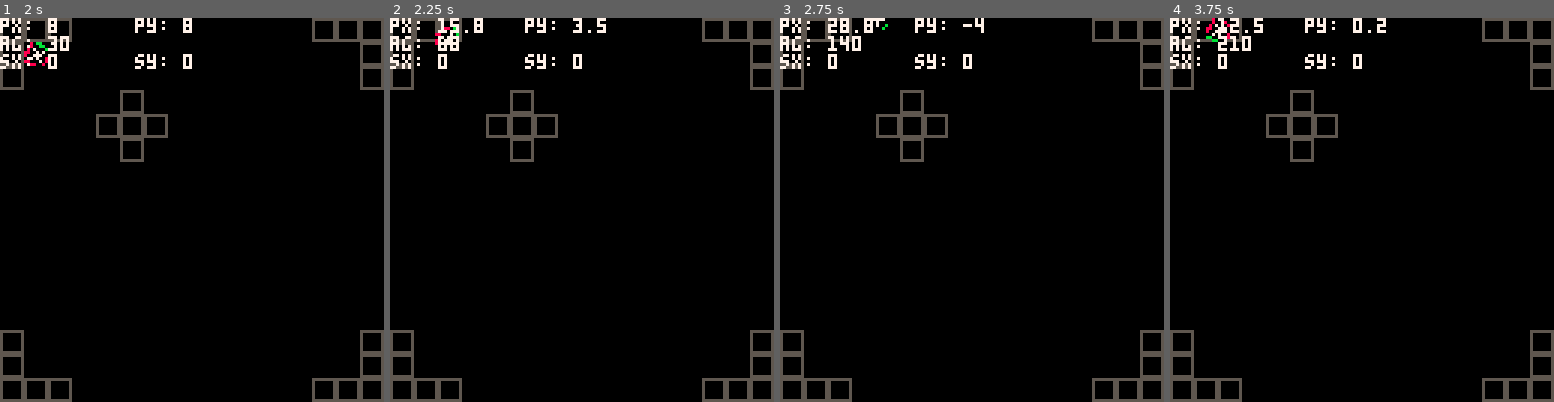
Above: before the commit, frames 1-4 (left to right).
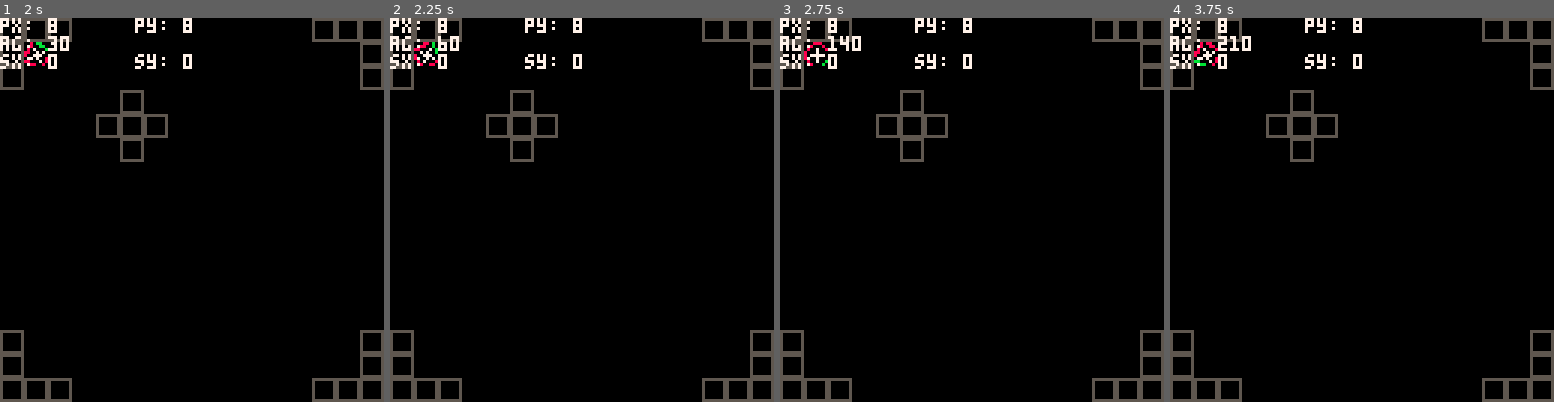
Above: after the commit, the same moments.

Repository: kbrewington/Negation
Game: PICO-8 cartridge negation.p8
Two runs of this game, one before a commit and one after it. Both use one fixed random seed, a clock stepped at 60 frames per second and the inputs below.
Inputs:
- Up to frame 1 (2 s): tap X (X key) at 0.33, 1.07, 1.85 s; tap O (Z key) at 0.7, 1.7 s; hold Right from 1.6 s (still down)
- Up to frame 2 (2.25 s): release Right at 2.1 s; tap O (Z key) at 2.1 s; hold Up from 2.15 s (still down)
- Up to frame 3 (2.75 s): release Up at 2.42 s; hold Right from 2.47 s (still down); tap O (Z key) at 2.5 s
- Up to frame 4 (3.75 s): tap O (Z key) at 2.9, 3.3, 3.7 s; tap X (X key) at 2.97 s; release Right at 3.03 s; hold Left 3.08-3.58 s; hold Down from 3.63 s (still down)

Frame 1 is identical in both runs. In frame 2, 0.6% of the frame differs, in the area x 6-57%, y 0-13%; in frame 3, 0.5%; in frame 4, 0.6%.

Commit message:
Added player collision with map sprites with flag 0

Diff:
--- a/negation.p8
+++ b/negation.p8
@@ -8,10 +8,13 @@
 player.sprite = 0
 player.x = 8
 player.y = 8
-player.speed = 3
+player.speed = 1
 player.current_speed = 0
 player.angle = 0
 player.turnspeed = 10
+
+wall_fwd = false
+wall_bck = false
 
 cheats = {}
 cheats.noclip = false
@@ -25,7 +28,15 @@
 map_.border.down = 120
 map_.sx = 0
 map_.sy = 0
-map_.movemap = false
+
+-- controls
+c = {}
+c.left_arrow = 0
+c.right_arrow = 1
+c.up_arrow = 2
+c.down_arrow = 3
+c.z_button = 4
+c.x_button = 5
 
 
 --------------------------------------------------------------------------------
@@ -43,7 +54,26 @@
 end
 
 function bump(x, y)
-  return fget( mget( flr( (x - map_.sx) / 8 ), flr( (y - map_.sy) / 8 ) ), 0 )
+  local tx = flr((x - map_.sx) / 8)
+  local ty = flr((y - map_.sy) / 8)
+  local map_id = mget(tx, ty)
+
+  return fget(map_id, 0)
+  --return fget( mget( flr( (x - map_.sx) / 8 ), flr( (y - map_.sy) / 8 ) ), 0 )
+end
+
+function collision()
+  local fwd_tempx = player.x - player.speed * sin(player.angle / 360)
+  local fwd_tempy = player.y - player.speed * cos(player.angle / 360)
+
+  local bck_tempx = player.x + player.speed * sin(player.angle / 360)
+  local bck_tempy = player.y + player.speed * cos(player.angle / 360)
+
+  wall_fwd =  bump(fwd_tempx, fwd_tempy) or bump(fwd_tempx + 7, fwd_tempy)
+              or bump(fwd_tempx, fwd_tempy + 7) or bump(fwd_tempx + 7, fwd_tempy + 7)
+
+  wall_bck =  bump(bck_tempx, bck_tempy) or bump(bck_tempx + 7, bck_tempy)
+              or bump(bck_tempx, bck_tempy + 7) or bump(bck_tempx + 7, bck_tempy + 7)
 end
 
 -- http://lua-users.org/wiki/SimpleRound
@@ -89,27 +119,30 @@
 ---------------------------------- update --------------------------------------
 --------------------------------------------------------------------------------
 function _update()
+  collision()
+
   --[[
     left arrow
   ]]
-  if (btn(0)) then
+  if (btn(c.left_arrow)) then
     player.angle -= player.turnspeed
   end --end left button
 
   --[[
     right arrow
   ]]
-  if (btn(1)) then
+  if (btn(c.right_arrow)) then
     player.angle += player.turnspeed
   end --end right button
 
   --[[
     up arrow
   ]]
-  if (btn(2)) then
+  if (btn(c.up_arrow)) then
     if not cheats.noclip then
-      -- if not collision statement
-      player.current_speed = player.speed
+      if not wall_fwd then
+        player.current_speed = player.speed
+      end
     else
       player.current_speed = player.speed
     end
@@ -118,10 +151,11 @@
   --[[
     down arrow
   ]]
-  if (btn(3)) then
+  if (btn(c.down_arrow)) then
     if not cheats.noclip then
-      -- if not collision statement
-      player.current_speed = -player.speed
+      if not wall_bck then
+        player.current_speed = -player.speed
+      end
     else
       player.current_speed = -player.speed
     end
@@ -130,14 +164,14 @@
   --[[
     z button
   ]]
-  if (btn(4)) then
+  if (btn(c.z_button)) then
 
   end --end z button
 
   --[[
     x button
   ]]
-  if (btn(5)) then
+  if (btn(c.x_button)) then
     map_.sx = 0
     map_.sy = 0
     player.x = 8
@@ -146,18 +180,17 @@
   end --end x button
 
   if not cheats.noclip then
-    player.x = player.x - player.current_speed * sin(player.angle/360)
-    player.y = player.y - player.current_speed * cos(player.angle/360)
+    player.x = player.x - player.current_speed * sin(player.angle / 360)
+    player.y = player.y - player.current_speed * cos(player.angle / 360)
   else
-    map_.sx = map_.sx + player.current_speed * sin(player.angle/360)
-    map_.sy = map_.sy + player.current_speed * cos(player.angle/360)
+    map_.sx = map_.sx + player.current_speed * sin(player.angle / 360)
+    map_.sy = map_.sy + player.current_speed * cos(player.angle / 360)
     player.x = 64
     player.y = 64
   end
 
   player.current_speed = 0
   player.angle = player.angle % 360
-
 end --end _update()
 
 
